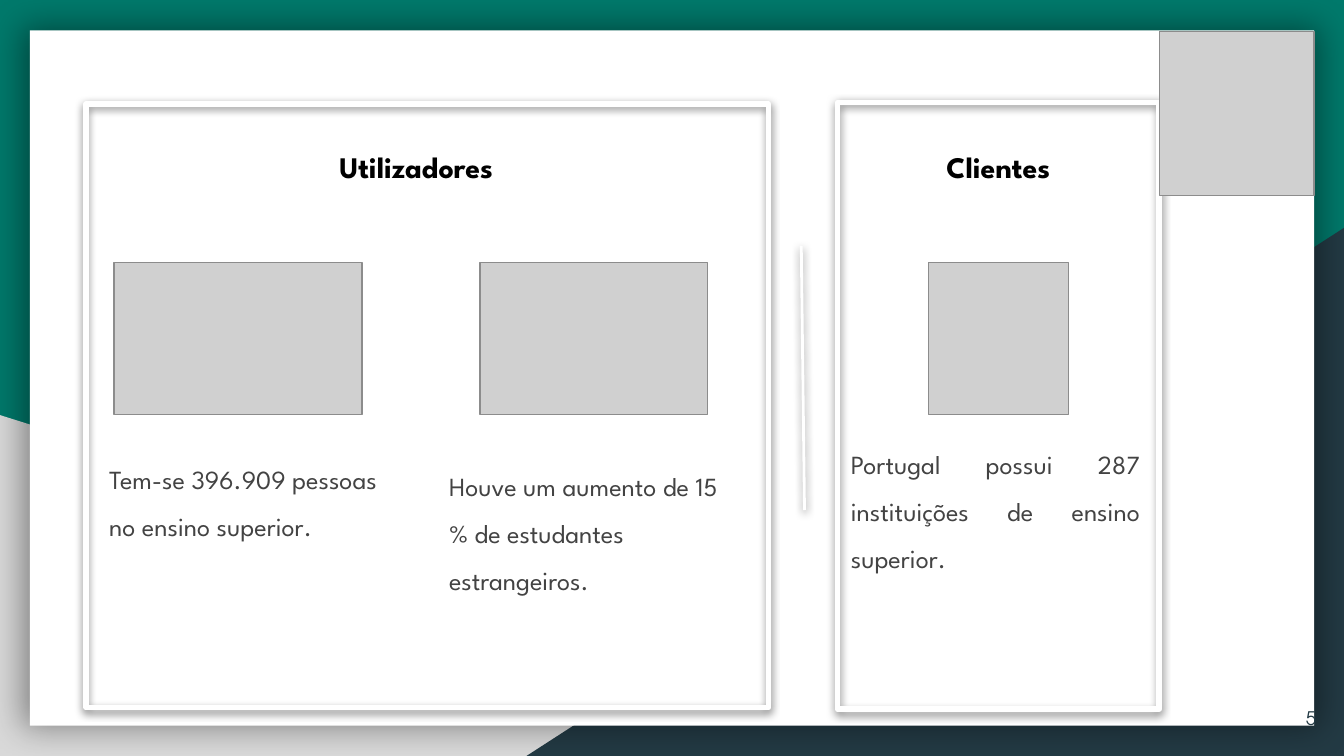
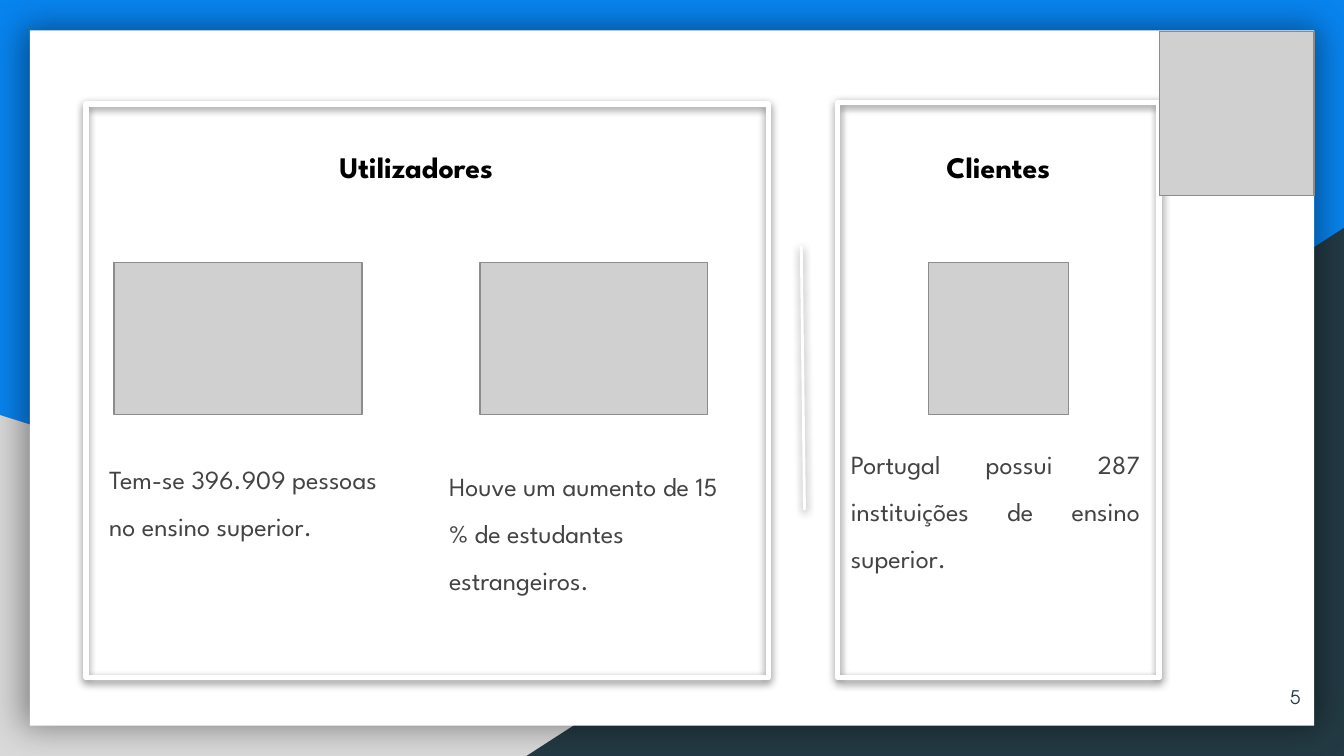
Before and after one commit to The-Order-of-Code/UMId-Documents, a slide deck: slide 5 of Pitch Final.pptx. Drawn at 1344x756 pixels with LibreOffice and Linux fonts; fonts in the diff are those of the drawing; grey boxes stand for pictures. Boxes give left, top, right and bottom in pixels: in the first picture for what was removed or moved away, otherwise in the second. Text is boxed around its words. In the diff, an @@ line names an element or a change of style, - is before the commit and + after.

```diff
--- a/Pitch Final.pptx
+++ b/Pitch Final.pptx
@@ background #00796B to #0884EF @@
@@ rectangle resized from (x1=86, y1=103, x2=769, y2=707) to (x1=86, y1=103, x2=769, y2=677) @@
@@ rectangle resized from (x1=837, y1=102, x2=1159, y2=710) to (x1=837, y1=102, x2=1159, y2=677) @@
@@ page number rewrapped from (x1=1306, y1=706, x2=1316, y2=734) to (x1=1290, y1=690, x2=1300, y2=704) @@
```
Also in this commit, not shown: 7 other slides changed, 1 slide added, 2 slides removed.
